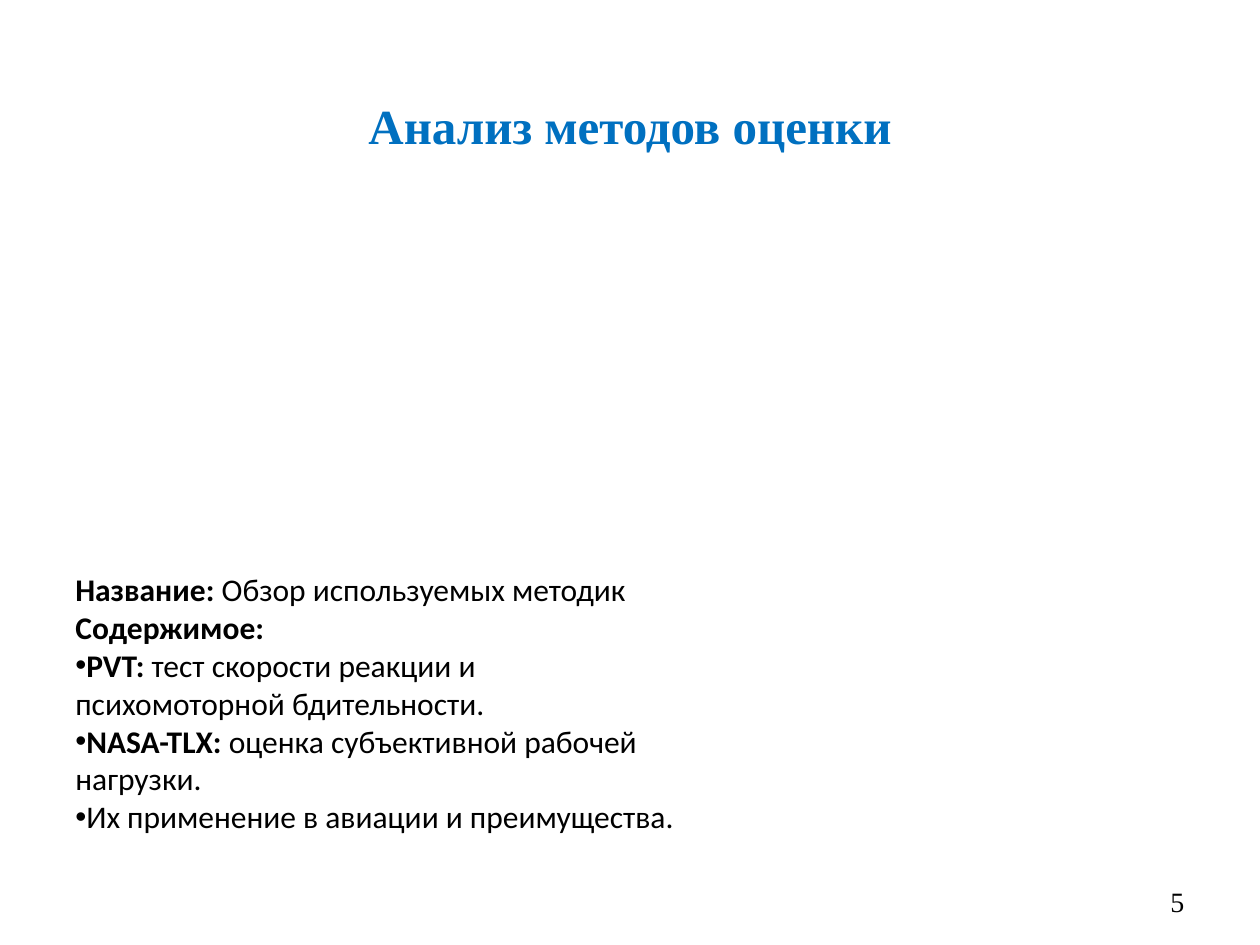
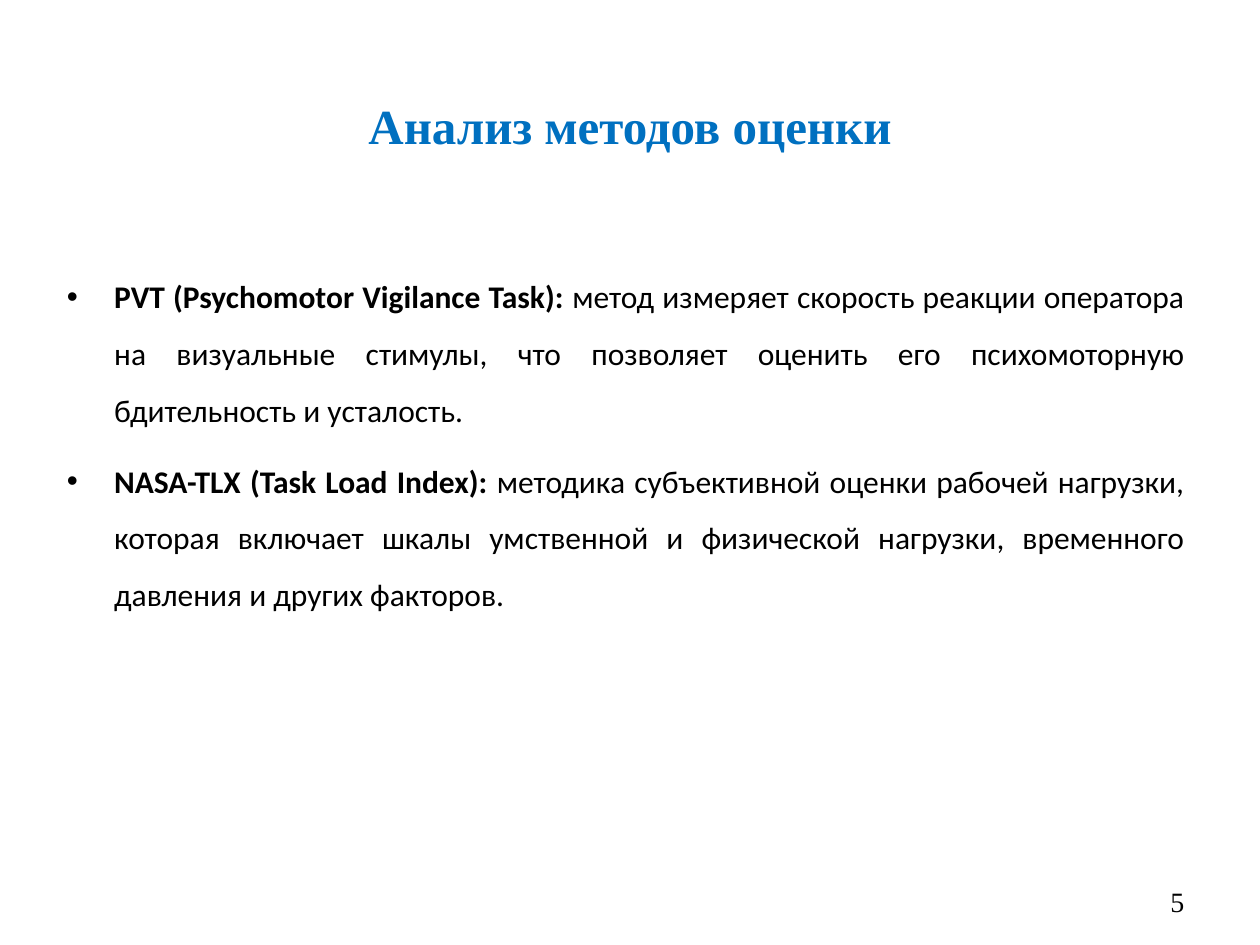
Before and after one commit to Ch1kez/PVT_NASA-TLX, a slide deck: slide 5 of Диплом/Презентация/презентация Курнаев.pptx. Drawn at 1260x945 pixels with LibreOffice and Linux fonts; fonts in the diff are those of the drawing. Boxes give left, top, right and bottom in pixels: in the first picture for what was removed or moved away, otherwise in the second. Text is boxed around its words. In the diff, an @@ line names an element or a change of style, - is before the commit and + after.

```diff
--- a/Диплом/Презентация/презентация Курнаев.pptx
+++ b/Диплом/Презентация/презентация Курнаев.pptx
@@ text at [114, 285, 1184, 612]: text changed @@
-Название: Обзор используемых методик
-Содержимое:
-• PVT: тест скорости реакции и психомоторной бдительности.
-• NASA-TLX: оценка субъективной рабочей нагрузки.
-• Их применение в авиации и преимущества.
+• PVT (Psychomotor Vigilance Task): метод измеряет скорость реакции оператора на визуальные стимулы, что позволяет оценить его психомоторную бдительность и усталость.
+• NASA-TLX (Task Load Index): методика субъективной оценки рабочей нагрузки, которая включает шкалы умственной и физической нагрузки, временного давления и других факторов.
```
Also in this commit, not shown: 1 other slide changed, 2 other files.
